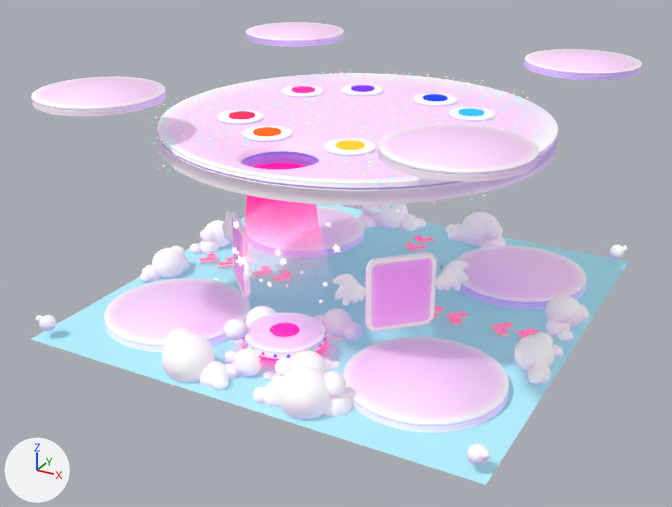
One commit to the glTF model scene/models/scene.glb: the scene before it, then after it.
Camera for both pictures: a camera (50 mm lens) standing at (56.3, -108.0, 60.3) and looking at (-1.0, -3.9, 8.2). The axes (+X, +Y, +Z) are drawn at lower left. The lights are the same throughout. Objects named as collision shapes, trigger or cutter boxes, shadow casters or lower levels of detail are left out. Where no turn or scale is listed for an object, it has been applied to the vertices. Vertices at the same position are counted once.

The scene before the commit, as lines of its bpy script (objects in view):
```python
ob_bakedstand_005 = bpy.data.objects.new('BakedStand.005', me_cylinder_046)
ob_bakedstand_005.location = (0.0, 0.1, 26.0)
ob_circle_012 = bpy.data.objects.new('Circle.012', me_circle_020)
ob_circle_012.location = (0.0, -19.4, 0.6)
ob_cloudb_009 = bpy.data.objects.new('CloudB.009', me_sphere_125)
ob_cloudb_009.location = (0.0, 0.0, 0.5)
ob_cloudhover_001 = bpy.data.objects.new('CloudHover.001', me_sphere_121)
ob_cloudhover_001.location = (5.3, -22.4, 2.6)
ob_gameplatform_006 = bpy.data.objects.new('GamePlatform.006', me_cylinder_036)
ob_gameplatform_006.location = (0.0, -19.3, 3.5)
ob_mainringlights_002 = bpy.data.objects.new('MainRingLights.002', me_sphere_120)
ob_mainringlights_002.location = (0.0, -16.6, 2.9)
ob_stars = bpy.data.objects.new('stars', me_plane_027)
ob_stars.location = (0.4, -16.7, 3.8)
ob_stars_004 = bpy.data.objects.new('stars.004', me_plane_031)
ob_stars_004.location = (-1.7, -21.1, 3.8)
ob_stars_005 = bpy.data.objects.new('stars.005', me_plane_032)
ob_stars_005.location = (2.9, -20.0, 3.8)
# also in view: 'Bases' at (0.2, 0.0, 27.3); 'BakedStand.006' at (0.0, 0.0, 0.7); 'Circle.045' at (0.0, -19.4, 16.6); 'Cylinder.001' at (0.0, 0.0, 27.1); 'CloudHover.003' at (0.0, 0.0, 2.0)
```
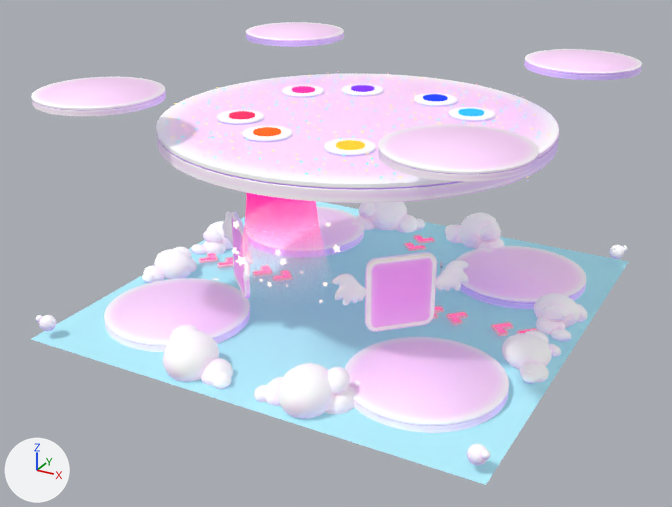
Changed parts and their boxes [x1, y1, x2, y2] in the pictures (672 x 507 px; the box of a moved part takes in the faces that stretch with it):
'BakedStand.003', moved, rescaled (399% wider, 179% taller): before [245, 313, 325, 359]; after [156, 73, 559, 203]
'BakedStand.005', deleted: before [157, 73, 558, 206]
'CloudB.009', reshaped: before [162, 204, 506, 420]; after [163, 202, 505, 419]
'CloudB.008', reshaped: before [140, 220, 589, 385]; after [142, 221, 587, 384]
'CloudHover.001', deleted: before [223, 306, 362, 381]
'stars.011', reshaped: before [151, 70, 547, 214]; after [161, 72, 550, 181]
'GamePlatform.006', deleted: before [270, 323, 300, 337]
'Circle.012', deleted: before [242, 340, 327, 364]
'MainRingLights.002', deleted: before [243, 332, 326, 358]
'stars.004', deleted: before [250, 325, 282, 339]
part 1 of me_sphere_124, moved or reshaped: before [514, 332, 563, 385]; after [502, 330, 561, 384]
part 2 of me_sphere_124, moved or reshaped: before [140, 246, 190, 282]; after [142, 247, 197, 283]
part 3 of me_sphere_124, moved or reshaped: before [545, 295, 589, 342]; after [534, 293, 587, 341]
part 4 of me_sphere_124, moved or reshaped: before [189, 220, 231, 253]; after [191, 221, 232, 255]
part 5 of me_sphere_125, moved or reshaped: before [446, 212, 506, 249]; after [445, 212, 505, 252]
part 6 of me_sphere_125, moved or reshaped: before [355, 204, 426, 231]; after [351, 202, 425, 233]
part 7 of me_sphere_125, moved or reshaped: before [252, 367, 355, 420]; after [254, 363, 360, 419]
part 8 of me_sphere_125, moved or reshaped: before [162, 328, 229, 390]; after [163, 325, 233, 389]
part 9 of me_plane_038, moved or reshaped: before [477, 90, 529, 102]; after [478, 95, 528, 107]
part 10 of me_plane_038, moved or reshaped: before [340, 161, 400, 185]; after [342, 157, 402, 180]
part 11 of me_plane_038, moved or reshaped: before [207, 129, 265, 149]; after [208, 132, 265, 148]
part 12 of me_plane_038, moved or reshaped: before [151, 112, 206, 131]; after [161, 112, 221, 131]
part 13 of me_plane_038, moved or reshaped: before [379, 73, 429, 82]; after [371, 73, 413, 84]
part 14 of me_plane_038, moved or reshaped: before [156, 129, 224, 151]; after [172, 129, 234, 148]
part 15 of me_plane_038, added: after [204, 124, 380, 176]

Diff of the bpy script that builds the scene:
```diff
--- a/scene/models/scene.glb.py
+++ b/scene/models/scene.glb.py
@@ me_sphere_124 @@
 me_sphere_124.from_pydata(...)  # 3024 vertices, 6032 faces; spans x -31.7..31.7, y -11.2..11.2, z -1.4..3.5
+# me_sphere_124 part 1: the loose piece of 756 vertices spanning x 26.3..31.7, y -11.2..-1.4, z -1.4..3.5 is scaled about its middle by (1.26, 1, 1), then moved by (-0.9, 0.0, 0.0)
+# me_sphere_124 part 2: the loose piece of 756 vertices spanning x -31.7..-26.3, y -11.2..-1.4, z -1.4..3.5 is scaled about its middle by (1.26, 1, 1), then moved by (0.9, 0.0, 0.0)
+# me_sphere_124 part 3: the loose piece of 756 vertices spanning x 26.3..31.7, y 1.4..11.2, z -1.4..3.5 is scaled about its middle by (1.26, 1, 1), then moved by (-0.9, 0.0, 0.0)
+# me_sphere_124 part 4: the loose piece of 756 vertices spanning x -31.7..-26.3, y 1.4..11.2, z -1.4..3.5 is scaled about its middle by (1.26, 1, 1), then moved by (0.9, 0.0, 0.0)
 me_sphere_124.materials.append(mat_white)
@@ me_sphere_125 @@
 me_sphere_125.from_pydata(...)  # 3024 vertices, 6032 faces; spans x -13.4..13.4, y -31.8..31.8, z -2.0..4.5
+# me_sphere_125 part 5: the loose piece of 756 vertices spanning x 1.9..13.4, y 22.6..31.8, z -2.0..4.5 is scaled about its middle by (1, 1.16, 1), then moved by (0.0, -0.8, 0.0)
+# me_sphere_125 part 6: the loose piece of 756 vertices spanning x -13.4..-1.9, y 22.6..31.8, z -2.0..4.5 is scaled about its middle by (1, 1.16, 1), then moved by (0.0, -0.8, 0.0)
+# me_sphere_125 part 7: the loose piece of 756 vertices spanning x 1.9..13.4, y -31.8..-22.6, z -2.0..4.5 is scaled about its middle by (1, 1.16, 1), then moved by (0.0, 0.8, 0.0)
+# me_sphere_125 part 8: the loose piece of 756 vertices spanning x -13.4..-1.9, y -31.8..-22.6, z -2.0..4.5 is scaled about its middle by (1, 1.16, 1), then moved by (0.0, 0.8, 0.0)
 me_sphere_125.materials.append(mat_white)
@@ me_plane_038 @@
-me_plane_038.from_pydata(...)  # 272 vertices, 136 faces; spans x -27.2..27.2, y -23.3..27.9, z 23.6..27.2
-me_plane_038.materials.append(mat_stars_001)
+me_plane_038.from_pydata(...)  # 288 vertices, 144 faces; spans x -27.0..27.0, y -25.2..25.9, z 23.6..27.2
+# me_plane_038 part 9: the loose piece of 4 vertices spanning x 7.9..18.5, y 14.9..25.4, z 27.0 is moved by (0.9, -2.8, 0.0), in mat_stars
+# me_plane_038 part 10: the loose piece of 4 vertices spanning x 8.9..16.7, y -23.3..-15.7, z 27.0 is moved by (-0.5, 1.5, 0.0), in mat_stars
+# me_plane_038 part 11: the loose piece of 4 vertices spanning x -13.1..-2.5, y -21.5..-11.0, z 27.0 is moved by (0.0, 0.0, 0.1), in mat_stars
+# me_plane_038 part 12: the loose piece of 4 vertices spanning x -24.8..-14.3, y -19.0..-8.5, z 27.0 is moved by (1.8, 0.8, 0.0), in mat_stars
+# me_plane_038 part 13: the loose piece of 4 vertices spanning x -8.0..-0.2, y 20.3..27.9, z 27.0 is moved by (0.0, -2.5, 0.0), in mat_stars
+# me_plane_038 part 14: the loose piece of 4 vertices spanning x -16.7..-8.9, y -23.3..-15.7, z 27.0 is moved by (0.5, 1.5, 0.0), in mat_stars
+# me_plane_038 part 15: 16 vertices added at x -8.5..8.5, y -25.2..-6.8, z 27.0
+me_plane_038.materials.append(mat_stars)
@@ ob_bakedstand_003 @@
 ob_bakedstand_003 = bpy.data.objects.new('BakedStand.003', me_cylinder_043)
-ob_bakedstand_003.location = (0.0, -19.3, 3.2)
+ob_bakedstand_003.location = (0.0, 0.0, 26.1)
+ob_bakedstand_003.scale = (5.15, 5.15, 1.99)
@@ ob_cloudhover_001 @@
-ob_cloudhover_001 = bpy.data.objects.new('CloudHover.001', me_sphere_121)
@@ ob_bakedstand_005 @@
-ob_bakedstand_005 = bpy.data.objects.new('BakedStand.005', me_cylinder_046)
@@ ob_circle_012 @@
-ob_circle_012 = bpy.data.objects.new('Circle.012', me_circle_020)
@@ ob_gameplatform_006 @@
-ob_gameplatform_006 = bpy.data.objects.new('GamePlatform.006', me_cylinder_036)
@@ ob_mainringlights_002 @@
-ob_mainringlights_002 = bpy.data.objects.new('MainRingLights.002', me_sphere_120)
@@ ob_stars @@
-ob_stars = bpy.data.objects.new('stars', me_plane_027)
@@ ob_stars_004 @@
-ob_stars_004 = bpy.data.objects.new('stars.004', me_plane_031)
@@ ob_stars_005 @@
-ob_stars_005 = bpy.data.objects.new('stars.005', me_plane_032)
```
